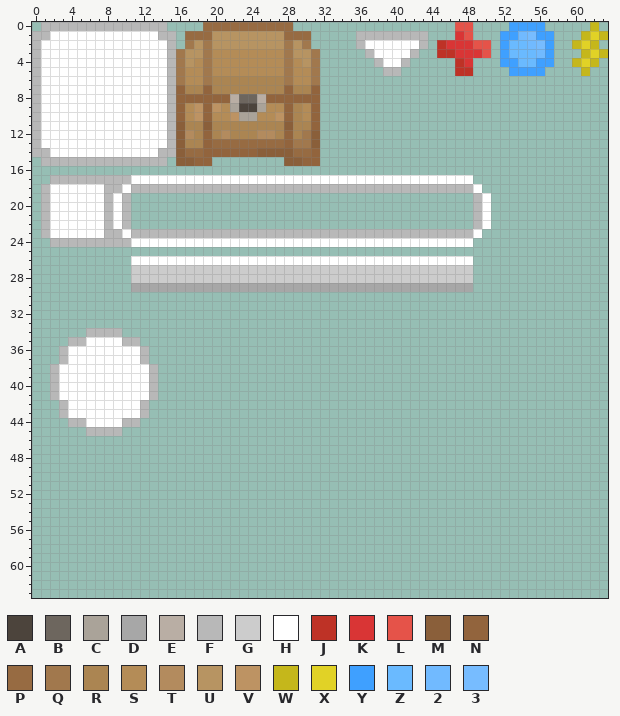
Two states of a pixel-art sprite, Assets/_Project/Art/Exports/SPR UI.png. Above, as it was before the edit.
The file is 64x64 pixels. Colours within 5 levels of each other are drawn and written as one.
Palette (. is transparent): A #4c443c  B #6d665e  C #aaa399  D #a7a7a7  E #b9aea4  F #b8b8b8  G #cccccc  H #ffffff  J #be3226  K #d93535  L #e55349  M #8a5f3a  N #92643d  P #976b42  Q #a1784d  R #ab8552  S #b48c57  T #b38b5e  U #b79462  V #bd9363  W #c5b71b  X #e1d226  Y #3fa0ff  Z #6abaff  2 #71baff  3 #77bcff
Pixels before (only the part around the change), first column x 12:
27 GGGGGGGGGGGGGGGGGGGGGGGGGGGG
28 GGGGGGGGGGGGGGGGGGGGGGGGGGGG
29 DDDDDDDDDDDDDDDDDDDDDDDDDDDD
30 ............................
31 ............................
32 ............................
33 ............................
34 ............................
35 ............................
36 F...........................
37 F...........................
38 HF..........................
39 HF..........................
40 HF..........................
41 HF..........................
42 F...........................
43 F...........................
44 ............................
45 ............................
46 ............................
47 ............................
48 ............................
49 ............................
50 ............................
51 ............................
52 ............................
53 ............................
54 ............................
55 ............................
New version:
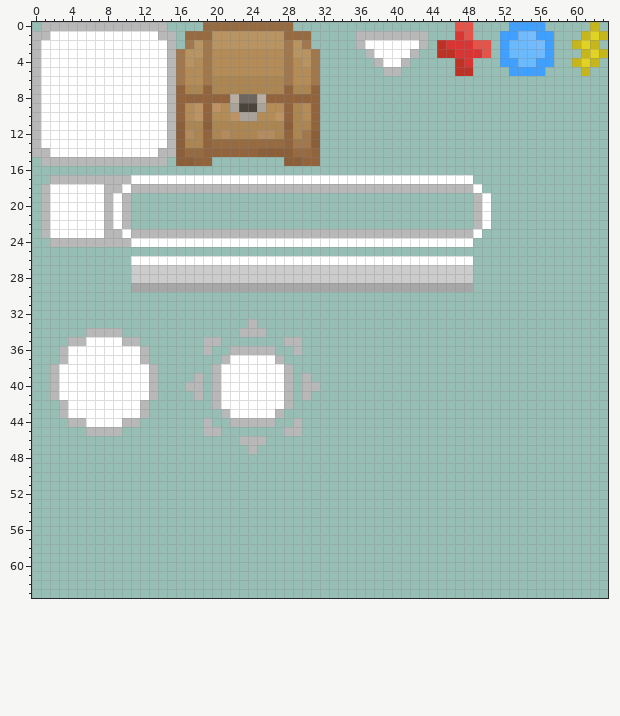
The exact change:
Changed rows in their new state; - is an unchanged pixel.
first column x 17:
33 -------F-------
34 ------FFF------
35 --FF-------FF--
36 --F--FFFFF--F--
37 ----FHHHHHF----
38 ---FHHHHHHHF---
39 -F-FHHHHHHHF-F-
40 FF-FHHHHHHHF-FF
41 -F-FHHHHHHHF-F-
42 ---FHHHHHHHF---
43 ----FHHHHHF----
44 --F--FFFFF--F--
45 --FF-------FF--
46 ------FFF------
47 -------F-------
Where, in picture pixels (left, top, right, bottom), the same in both pictures:
added: (185, 319, 320, 454)
